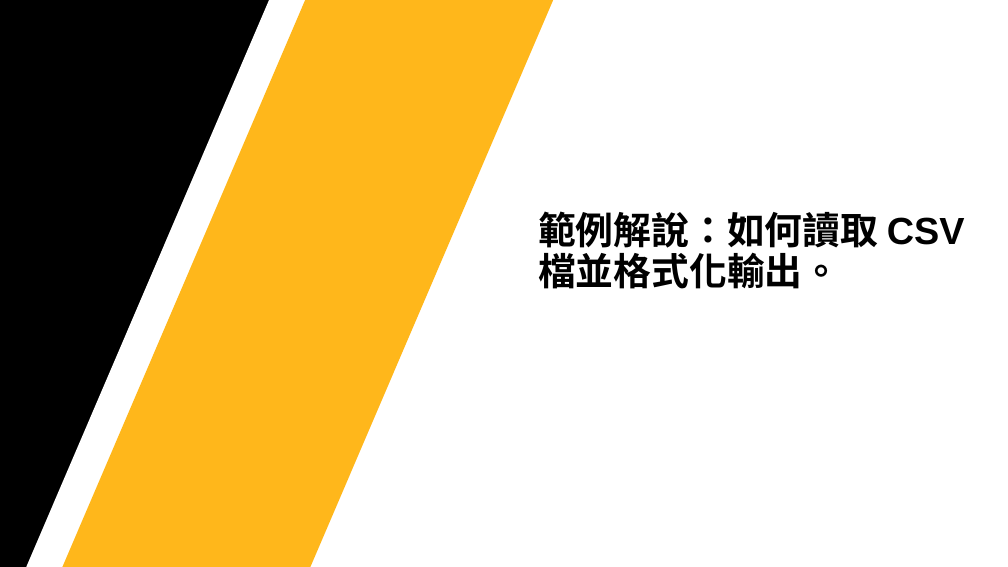
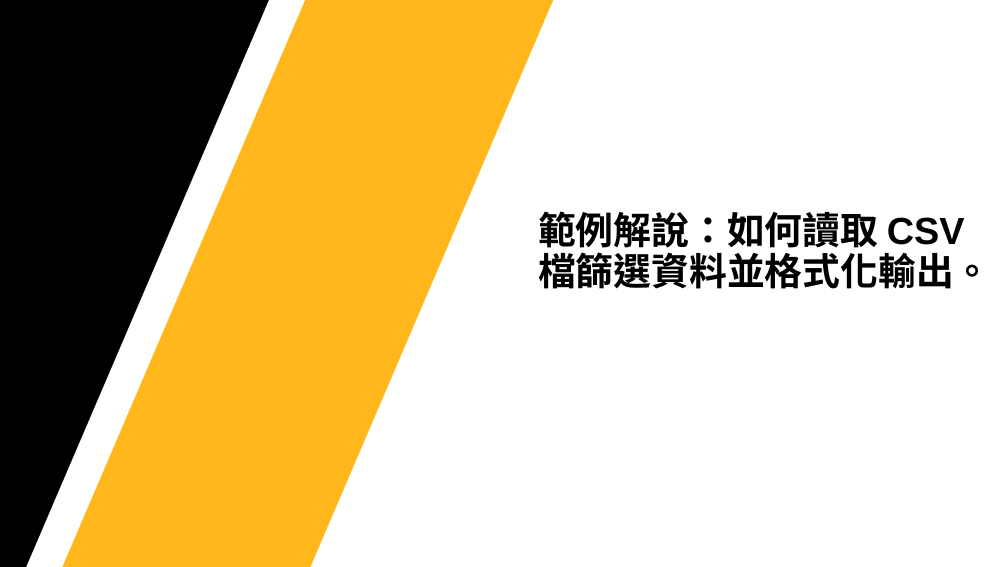
Before and after one commit to Jerrick-cheng/AEDT-Automation-Camp, a slide deck: slide 13 of 上課教材/Week3.pptx. Drawn at 1008x567 pixels with LibreOffice and Linux fonts; fonts in the diff are those of the drawing; background and template pictures are left out. Boxes give left, top, right and bottom in pixels: in the first picture for what was removed or moved away, otherwise in the second. Text is boxed around its words. In the diff, an @@ line names an element or a change of style, - is before the commit and + after.

```diff
--- a/上課教材/Week3.pptx
+++ b/上課教材/Week3.pptx
@@ text at bbox=[538, 211, 992, 289]: text changed @@
-範例解說：如何讀取 CSV檔並格式化輸出。
+範例解說：如何讀取 CSV檔篩選資料並格式化輸出。
```
Also in this commit, not shown: 7 other slides changed, 3 slides added, 3 slides removed, 2 other files.
